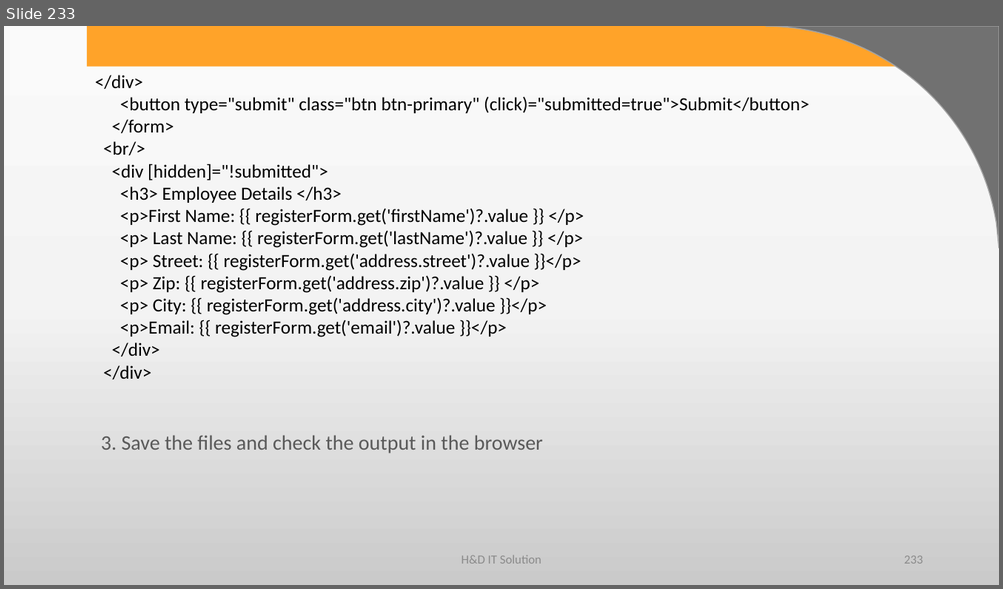
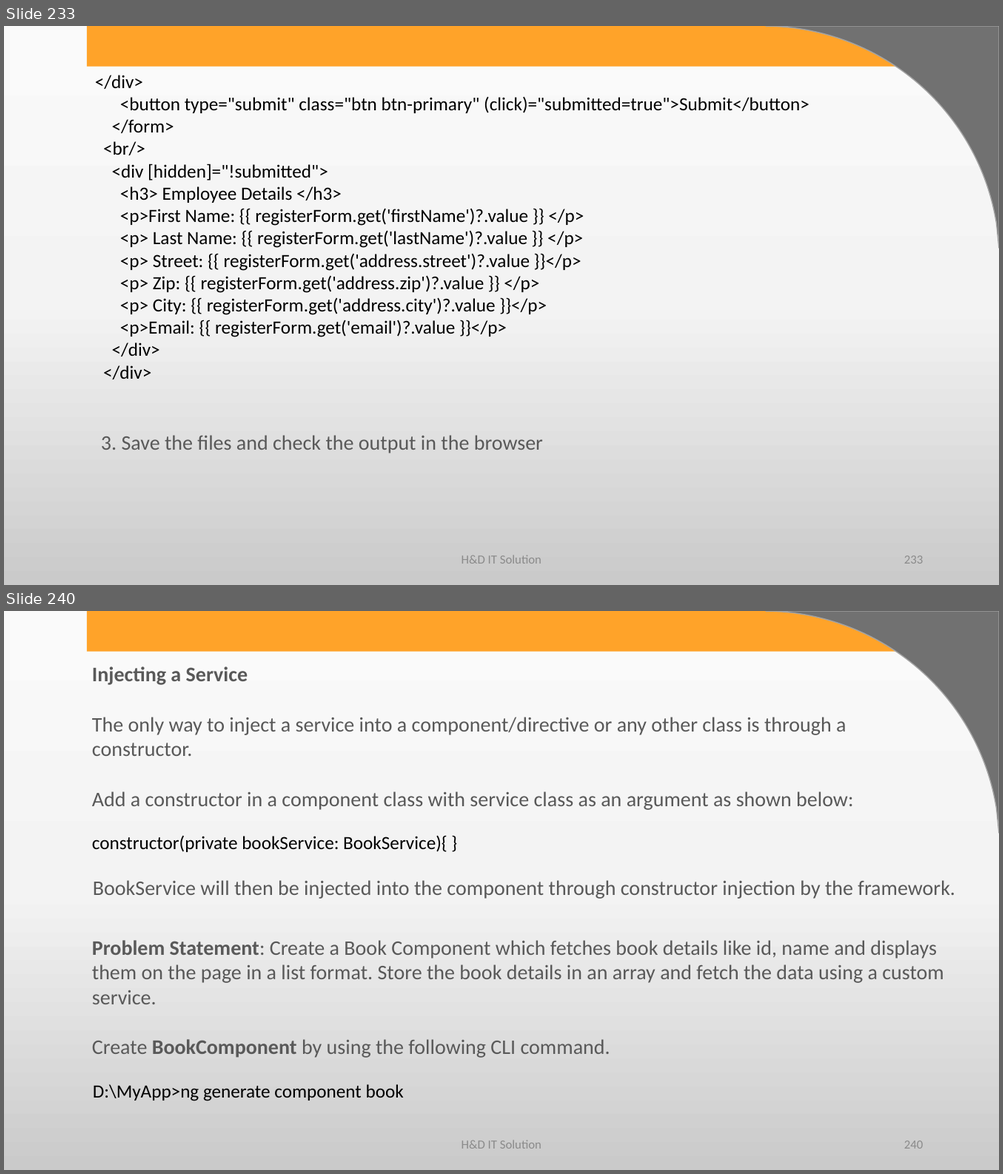
Before and after one commit to harshadasawant/forms, a slide deck: ppt/ANGULAR.pptx. Shown one above the other, each under a label of ours: slide 233 before the commit, slides 233 and 240 after it; the slides between them are not shown. The pictures are 1003x589 and 1003x1174 pixels, drawn with LibreOffice and Linux fonts; fonts in the diff are those of the drawing; background and template pictures are left out. Boxes give left, top, right and bottom in pixels: in the first picture for what was removed or moved away, otherwise in the second. Text is boxed around its words. In the diff, an @@ line names an element or a change of style, - is before the commit and + after.

Commit message:
added service

```diff
--- a/ppt/ANGULAR.pptx
+++ b/ppt/ANGULAR.pptx
@@ slide 240 added at (4, 611, 999, 1170), background gradient #FBFBFB to #F4F4F4 to #CBCBCB; not listed: 2 template elements that a slide beside it also shows @@
@@ text added at (92, 667, 853, 810), 20 pt, text #595959 @@
+Injecting a Service
+The only way to inject a service into a component/directive or any other class is through a constructor.
+Add a constructor in a component class with service class as an argument as shown below:
@@ text added at (92, 835, 447, 852), 18 pt, text #000000 @@
+constructor(private bookService: BookService){ }
@@ text added at (93, 880, 955, 899), 20 pt, text #595959 @@
+BookService will then be injected into the component through constructor injection by the framework.
@@ text added at (92, 940, 944, 1058), 20 pt, text #595959 @@
+Problem Statement: Create a Book Component which fetches book details like id, name and displays them on the page in a list format. Store the book details in an array and fetch the data using a custom service.
+Create BookComponent by using the following CLI command.
@@ text added at (93, 1085, 404, 1102), 18 pt, text #000000 @@
+D:\MyApp>ng generate component book
@@ text added at (461, 1141, 541, 1149), 12 pt, text #8C8C8C @@
+H&D IT Solution
@@ page number added at (904, 1141, 922, 1149), 12 pt, text #8C8C8C @@
+240
```
Also in this commit, not shown: 25 other slides added, 12 other files.
